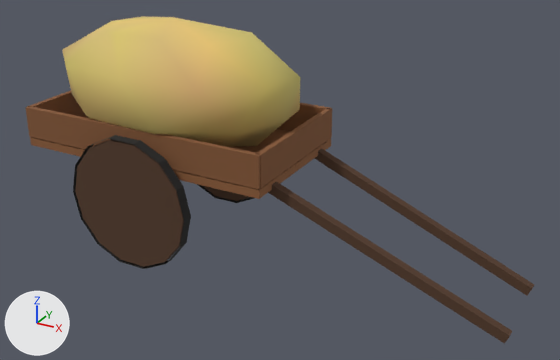
What one commit did to the glTF model games/yorimichi/assets/belmonte/meshes/SM_BM_BE_HayCart.glb.
The view is the same before and after, from a 50 mm camera at (4.29, -5.79, 3.67) aimed at (1.16, -0.08, 0.81). Lighting does not change. The marker at lower left points along +X, +Y and +Z. The first picture is the older version. Vertices at exactly the same position are counted once.

The older version as bpy lines, for what is in view:
```python
me_sm_be_haycart = bpy.data.meshes.new('SM_BE_HayCart')
me_sm_be_haycart.from_pydata(...)  # 218 vertices, 336 faces; spans x -1.3..3.42, y -0.87..0.87, z 0.0..2.17
# faces by material slot: [200, 56, 80]
me_sm_be_haycart.materials.append(mat_bm_000_m_wood_002)
me_sm_be_haycart.materials.append(mat_bm_001_m_iron_001)
me_sm_be_haycart.materials.append(mat_bm_002_m_vcol)
ob_sm_bm_be_haycart = bpy.data.objects.new('SM_BM_BE_HayCart', me_sm_be_haycart)
ob_sm_bm_be_haycart.location = (0.0, 0.0, 0.0)
```
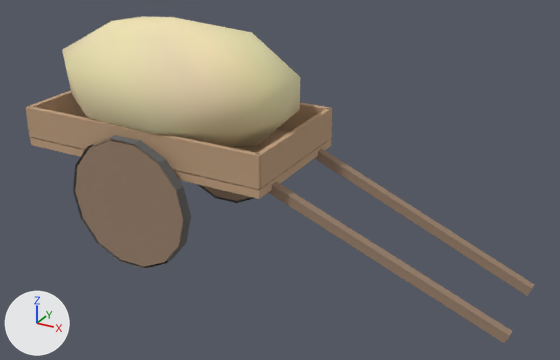
Location of each change, [x1, y1, x2, y2] in pixels of the pictures (560 x 360 px):
part 1 of me_sm_be_haycart, recoloured
    both: [33, 93, 532, 344]
part 2 of me_sm_be_haycart, recoloured (brown to beige)
    both: [25, 90, 332, 199]
part 3 of me_sm_be_haycart, recoloured
    both: [62, 16, 300, 147]
part 4 of me_sm_be_haycart, recoloured
    both: [73, 135, 534, 336]

What the commit changed:
me_sm_be_haycart has 218 vertices, 336 faces and spans x -1.3..3.42, y -0.87..0.87, z 0.0..2.17.
me_sm_be_haycart is used by ob_sm_bm_be_haycart; location (0.0, 0.0, 0.0).
me_sm_be_haycart part 1: 130 faces centred in x -1.25..3.41, y -0.85..0.85, z 0.02..1.22 are repainted in the vertex colours; the middle colour goes from brown #523826 to brown #9a816c.
me_sm_be_haycart part 2: 52 faces centred in x -1.3..1.3, y -0.7..0.71, z 0.91..1.3 are repainted in the vertex colours; the middle colour goes from brown #855735 to beige #bf9e7e.
me_sm_be_haycart part 3: 80 faces centred in x -1.24..1.19, y -0.7..0.7, z 0.98..2.11 are repainted in the vertex colours; the middle colour goes from orange #d1b26b to beige #eadaad.
me_sm_be_haycart part 4: 74 faces centred in x -0.62..2.68, y -0.86..0.86, z 0.0..1.24 are repainted in the vertex colours; the middle colour goes from black #212121 to dark grey #656565.
